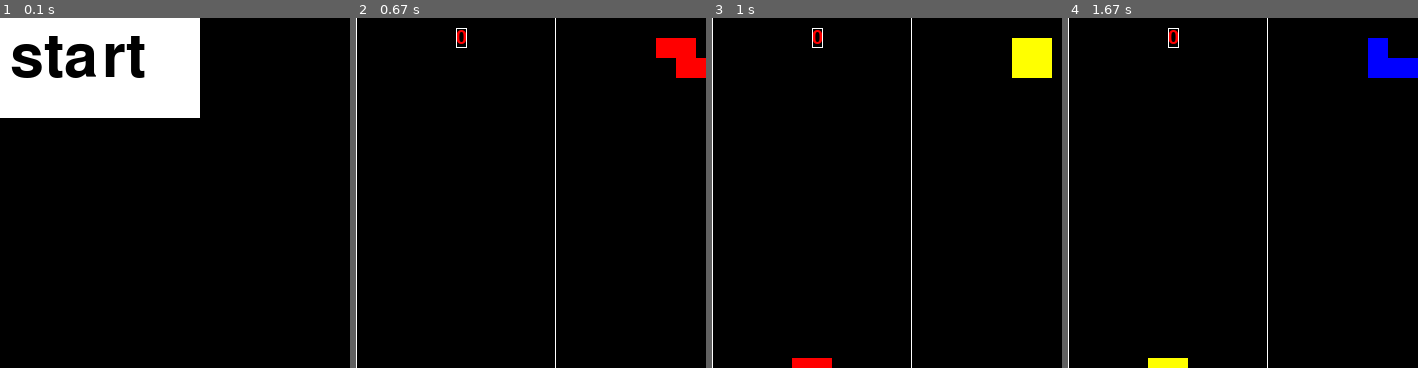
Above: before the commit, frames 1-4 (left to right).
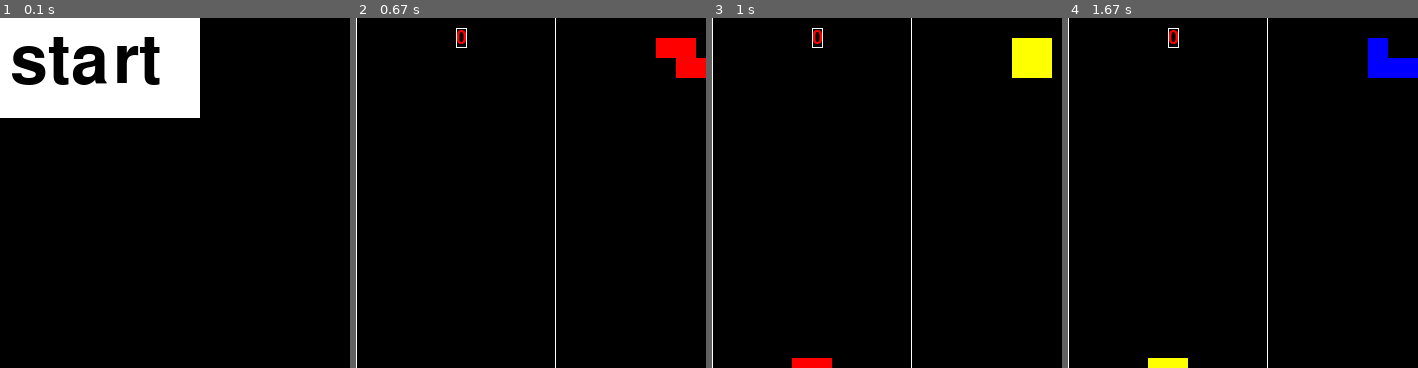
Above: after the commit, the same moments.

Repository: AquaUseful/pygame-tetris
Game: pygame game, started from main.py
The game is run twice, just before and just after one commit, with the same random seed, the same clock (stepped at 60 frames per second) and the same inputs.
Inputs:
- Up to frame 1 (0.1 s): no input
- Up to frame 2 (0.67 s): click "start" at 0.38 s
- Up to frame 3 (1 s): tap Space at 0.67 s
- Up to frame 4 (1.67 s): tap Ctrl at 1 s; hold Right from 1.33 s (still down); tap Space at 1.4 s
The pictures show only the part of the screen within x 0-50%, y 0-50%; the shares and areas given below are measured in that part.

The runs differ from the first frame. In frame 1, 3.4% of the frame differs, in the area x 3-46%, y 5-20%; in frame 2, nothing differs; in frame 3, nothing differs; in frame 4, nothing differs.

Commit message:
Add class for picture rendering

Diff:
--- a/render.py
+++ b/render.py
@@ -1,6 +1,13 @@
 from typing import Iterable
 import pygame
 from core import TetrisPiece, TetrisBoard, ColorMap, Tetromino
+import os
+
+
+def load_image(name, colorkey=None):
+    fullname = os.path.join('data', name)
+    image = pygame.image.load(fullname).convert()
+    return image
 
 
 class PygameTileField(object):
@@ -72,7 +79,7 @@
 
     def _prepare(self):
         self.rect = pygame.Rect(self.coords, self.size)
-        font_size = self.size[1] - self.text_padding
+        font_size = self.size[1]
         font = pygame.font.Font(self.font, font_size)
         self.pygame_text = font.render(self.text, 1, self.font_color)
 
@@ -114,3 +121,12 @@
             rect = pygame.Rect(
                 self.coords, (text.get_width(), text.get_height()))
             pygame.draw.rect(surface, ColorMap.WHITE, rect, 1)
+
+
+class PygamePicture(pygame.sprite.Sprite):
+    def __init__(self, coords, group, filename):
+        super().__init__(group)
+        self.image = load_image(filename)
+        self.rect = self.image.get_rect()
+        self.rect.x = coords[0]
+        self.rect.y = coords[1]
